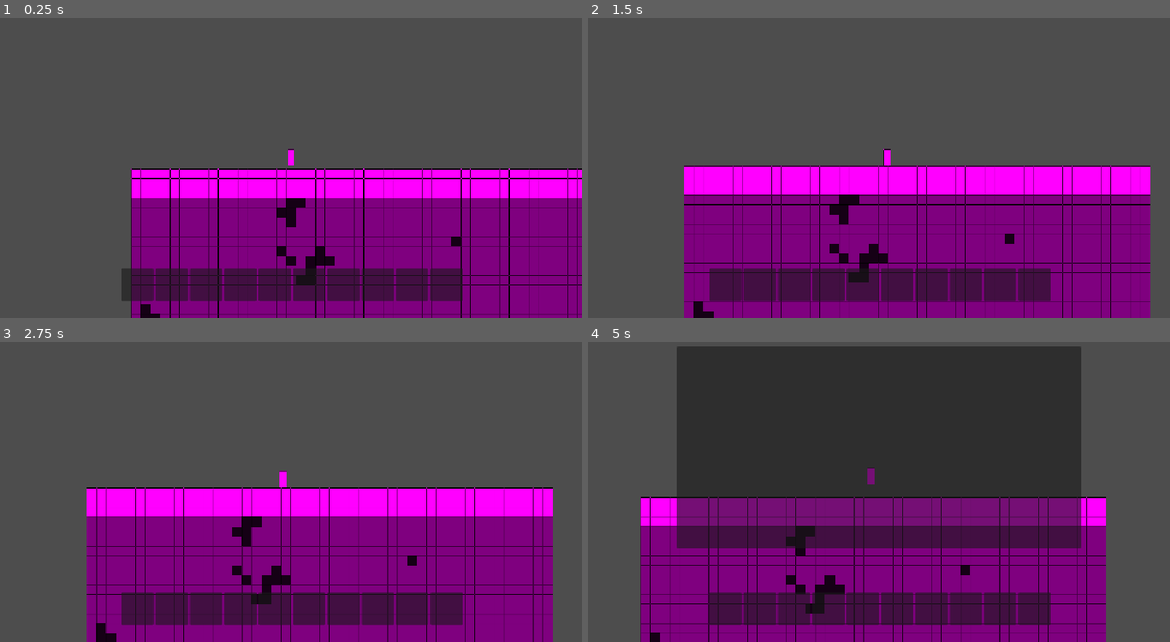
Above: before the commit, frames 1-4 (two rows, left to right).
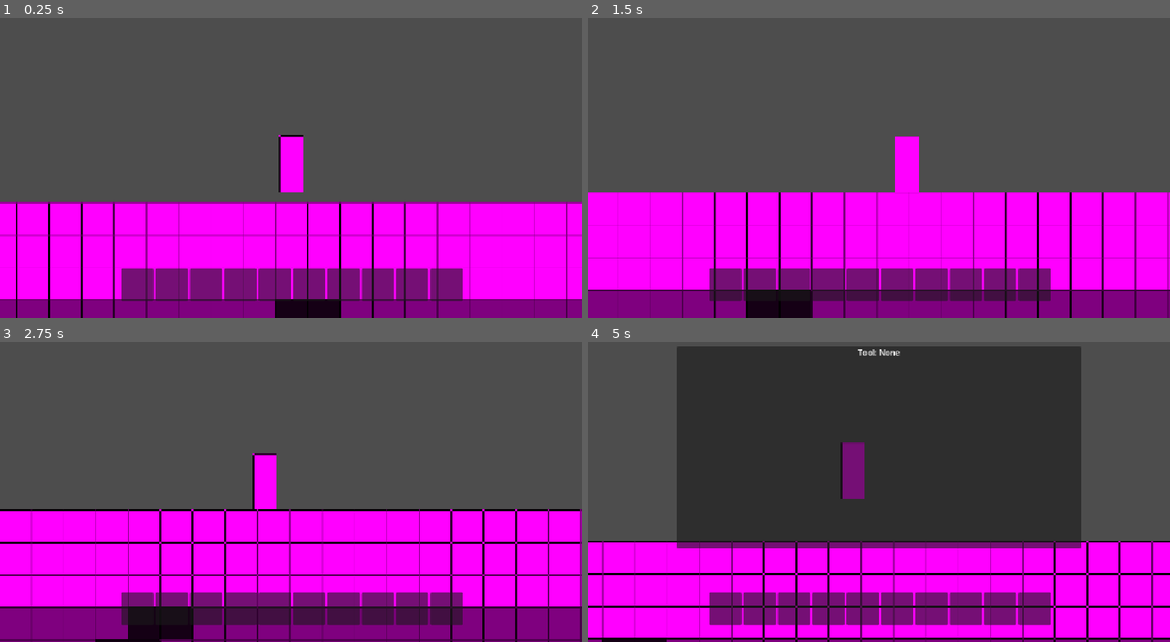
Above: after the commit, the same moments.

Repository: elementgermanium/totally-normal-mining-game
Game: Godot game, scene res://main.tscn
Same seed, same stepped clock (60 frames per second), same inputs: the game is played once before the commit and once after it.
Inputs (mouse positions are in pixels of both pictures, inside the frame that each line leads up to):
- Up to frame 1 (0.25 s): no input
- Up to frame 2 (1.5 s): tap Enter (ui_accept) at 0.5, 0.77 s; move the mouse to (1007, 138) at 0.52 s; press the mouse at (1007, 138) at 0.53 s; hold D (move_right) from 0.53 s (still down); move the mouse to (762, 171) at 1.27 s; release the mouse at (762, 171) at 1.28 s; click (762, 171) at 1.35 s
- Up to frame 3 (2.75 s): tap Enter (ui_accept) at 1.52 s; move the mouse to (349, 408) at 2.02 s; release D (move_right) at 2.03 s; press the mouse at (349, 408) at 2.03 s; hold A (move_left) from 2.03 s (still down); right-click (349, 408) at 2.1 s
- Up to frame 4 (5 s): move the mouse to (849, 543) at 2.77 s; release A (move_left) at 2.78 s; release the mouse at (849, 543) at 2.78 s; hold D (move_right) 2.78-4.28 s; click (849, 543) at 2.85 s; tap Enter (ui_accept) at 3.02, 3.77, 4.52 s; move the mouse to (1053, 528) at 3.52 s; press the mouse at (1053, 528) at 3.53 s; tap E (inventory) at 4.15 s; move the mouse to (704, 429) at 4.27 s; release the mouse at (704, 429) at 4.28 s; hold A (move_left) from 4.28 s (still down); right-click (704, 429) at 4.35 s; click (704, 429) at 4.55 s; tap F5 (manual_save) at 4.9 s

The runs differ from the first frame. In frame 1, 43% of the frame differs, in the area x 0-100%, y 38-100%; in frame 2, 43%; in frame 3, 42%; in frame 4, 45%, in the area x 0-100%, y 2-100%.
Error before the commit: Out of bounds get index '0' (on base: 'Array[Item]') (res://player.gd:40)
Error after the commit: Out of bounds get index '0' (on base: 'Array[Item]') (res://player.gd:42)

Commit message:
v0.0.6
Added tools, blocks can now only be mined with enough strength

Diff:
--- a/blocks/world.gd
+++ b/blocks/world.gd
@@ -12,7 +12,7 @@
 @onready var player = $"../Player"
 var loaded_chunks: Dictionary = {}
 var block_scene = preload("res://blocks/block.tscn")
-const RENDER_DISTANCE := 1
+const RENDER_DISTANCE := 2
 var current_player_chunk: Vector2i
 var block_overrides: Dictionary = {}
 var world_seed: int = 12345
--- a/main.gd
+++ b/main.gd
@@ -29,7 +29,8 @@
 		"block overrides" = world.get_save_data(),
 		"seed" = world.world_seed,
 		"hotbar" = player.get_hotbar_save_data(),
-		"selected_slot" = player.selected_slot
+		"selected_slot" = player.selected_slot,
+		"equipped_tool" = player.save_equipped_item()
 	}
 	var file = FileAccess.open(SAVE_PATH, FileAccess.WRITE)
 	file.store_string(JSON.stringify(save_data))
@@ -56,6 +57,7 @@
 	world.load_save_data(save_data["block overrides"])
 	player.load_hotbar_save_data(hotbar_data)
 	player.selected_slot = int(save_data.get("selected_slot", 0))
+	player.load_equipped_tool(save_data["equipped_tool"])
 	world.world_seed = int(save_data.get("seed", 12345))
 	print("World loaded!")
 
--- a/main.tscn
+++ b/main.tscn
@@ -31,7 +31,6 @@
 shape = SubResource("RectangleShape2D_tsyb3")
 
 [node name="Camera2D" type="Camera2D" parent="Player" unique_id=1155315127]
-zoom = Vector2(0.3, 0.3)
 position_smoothing_enabled = true
 
 [node name="Blocks" type="Node2D" parent="." unique_id=336991214]
@@ -72,5 +71,15 @@
 offset_right = 976.0
 offset_bottom = 462.0
 
-[node name="InventoryList" type="VBoxContainer" parent="UI/InventoryMenu" unique_id=864594966]
+[node name="ToolLabel" type="Label" parent="UI/InventoryMenu" unique_id=981325278]
 layout_mode = 2
+size_flags_vertical = 0
+horizontal_alignment = 1
+
+[node name="ScrollContainer" type="ScrollContainer" parent="UI/InventoryMenu" unique_id=1856062047]
+layout_mode = 2
+
+[node name="InventoryList" type="VBoxContainer" parent="UI/InventoryMenu/ScrollContainer" unique_id=864594966]
+layout_mode = 2
+size_flags_horizontal = 3
+size_flags_vertical = 10
--- a/player.gd
+++ b/player.gd
@@ -6,21 +6,23 @@
 var mining_range = 250
 var mining_target = null
 var mining_progress: float = 0.0
+var mining_power: float = 1.0
 var placement_range = 250
 var selected_slot: int = 0
 var hotbar: Array[Item] = []
 const HOTBAR_SIZE = 10
+var equipped_tool: Tool = null
 
 @onready var mining_bar = $"../UI/MiningProgress"
 @onready var world = $"../Blocks"
 @onready var hotbar_ui = $"../UI/Hotbar"
 @onready var inventory_menu = $"../UI/InventoryMenu"
-@onready var inventory_list = $"../UI/InventoryMenu/InventoryList"
+@onready var inventory_list = $"../UI/InventoryMenu/ScrollContainer/InventoryList"
+@onready var equipment_label = $"../UI/InventoryMenu/ToolLabel"
 
 var hotbar_slot_scene = preload("res://UI/hotbar_slot.tscn")
 var inventory_entry_scene = preload("res://UI/inventory_entry.tscn")
 var half_block = 32
-
 
 func initialize_hotbar_ui():
 	for i in range(HOTBAR_SIZE):
@@ -51,11 +53,33 @@
 		var entry = inventory_entry_scene.instantiate()
 		inventory_list.add_child(entry)
 		entry.setup(slot.item, slot.amount)
-		entry.pressed.connect(func(): assign_item_to_hotbar(slot.item))
+		entry.pressed.connect(func(): use_inventory_item(slot.item))
+	update_equipment_display()
+
+func use_inventory_item(item: Item):
+	if item is Tool:
+		equip_tool(item)
+	else:
+		assign_item_to_hotbar(item)
 
 func assign_item_to_hotbar(item: Item):
 	hotbar[selected_slot] = item
 	update_hotbar_display()
+
+func equip_tool(item: Tool):
+	if equipped_tool == item:
+		equipped_tool = null
+		mining_power = 1
+	else:
+		equipped_tool = item
+		mining_power = equipped_tool.power
+	update_inventory_menu()
+
+func update_equipment_display():
+	if equipped_tool == null:
+		equipment_label.text = "Tool: None"
+	else:
+		equipment_label.text = "Tool: " + equipped_tool.item_name
 
 func toggle_inventory():
 	inventory_menu.visible = not inventory_menu.visible
@@ -178,21 +202,26 @@
 
 func continue_mining(delta):
 	var target = get_mining_target()
-
 	if target == null:
 		stop_mining()
 		return
-
 	if target != mining_target:
 		mining_target = target
 		mining_progress = 0.0
-
-	mining_progress += delta
+	if target.block_material.hardness > mining_power:
+		return
+	mining_progress += delta * get_mining_speed()
 	mining_bar.value = mining_progress / mining_target.block_material.mining_time
 	mining_bar.visible = true
 
 	if mining_progress >= mining_target.block_material.mining_time:
 		finish_mining()
+
+func get_mining_speed():
+	if equipped_tool != null:
+		return equipped_tool.mining_speed
+	else:
+		return 1
 
 func stop_mining():
 	mining_target = null
@@ -234,3 +263,17 @@
 	for i in range(min(data.size(), HOTBAR_SIZE)):
 		if data[i] != null:
 			hotbar[i] = load(data[i]) as Item
+
+func save_equipped_item():
+	var data
+	if equipped_tool == null:
+		data = "None"
+	else:
+		data = equipped_tool.resource_path
+	return data
+
+func load_equipped_tool(data):
+	if data == "None":
+		equipped_tool = null
+	else:
+		equipped_tool = load(data) as Item
--- /dev/null
+++ b/tool.gd
@@ -0,0 +1,5 @@
+class_name Tool
+extends Item
+
+@export var mining_speed: float = 1.0
+@export var power: float = 1.0
--- /dev/null
+++ b/tools/dirt_pickaxe.tres
@@ -0,0 +1,10 @@
+[gd_resource type="Resource" script_class="Tool" format=3 uid="uid://cqkl3pn25wkj1"]
+
+[ext_resource type="Script" uid="uid://b8x8xcjcjh7x8" path="res://tool.gd" id="1_xyhtl"]
+
+[resource]
+script = ExtResource("1_xyhtl")
+mining_speed = 1.5
+power = 2.0
+item_name = "Dirt Pickaxe"
+metadata/_custom_type_script = "uid://b8x8xcjcjh7x8"
Not shown, added: tool.gd.uid
